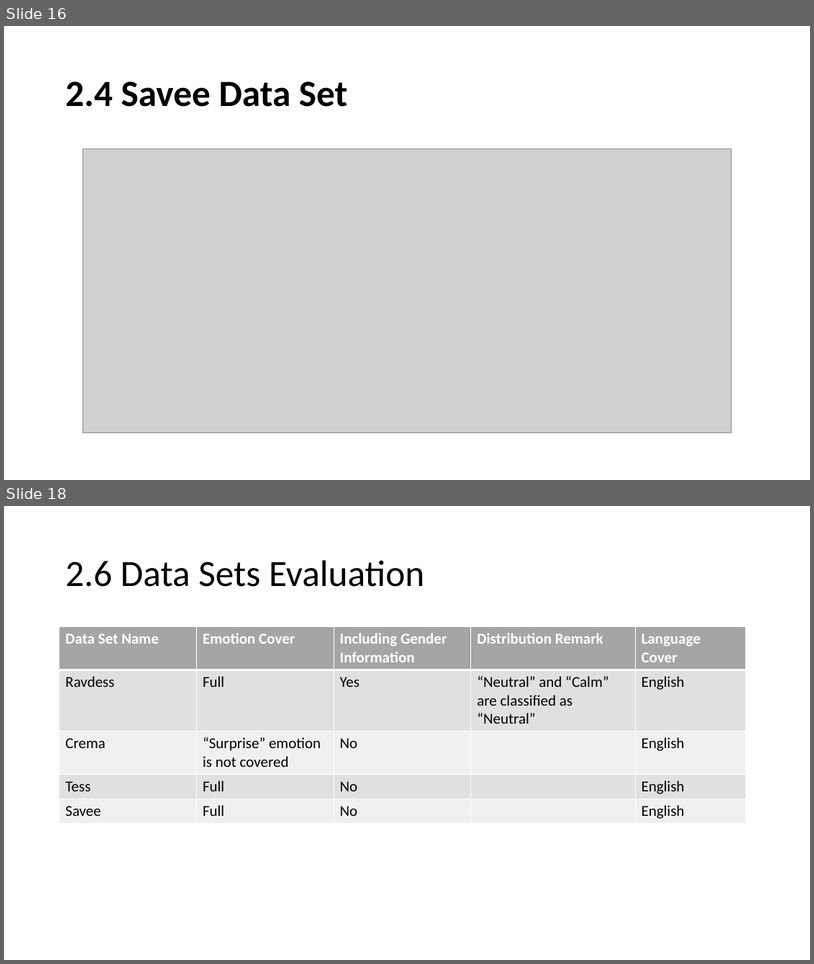
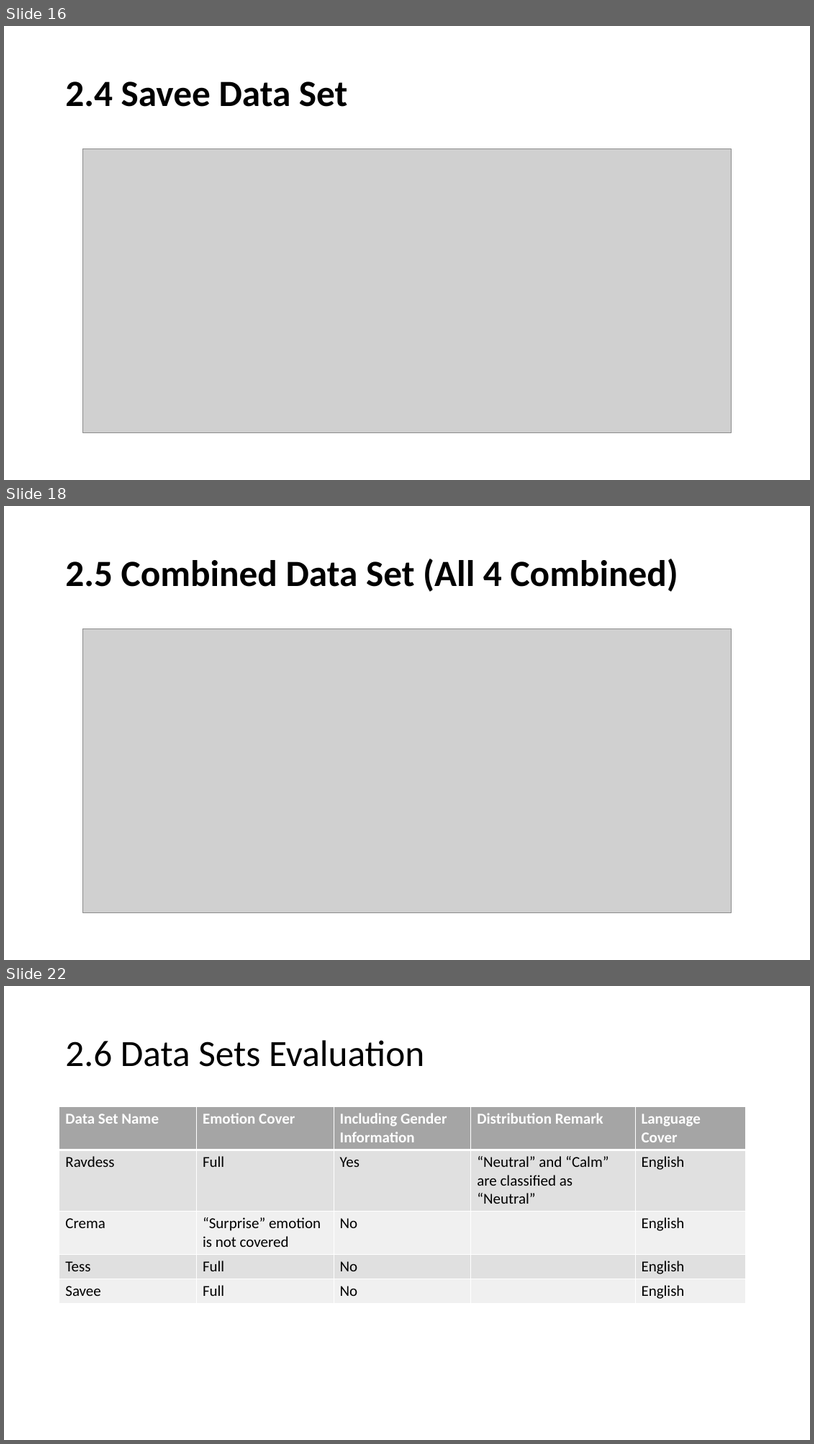
Before and after one commit to nghng/Emotion-Classification, a slide deck: Speech Emotion Recognition.pptx. Shown one above the other, each under a label of ours: slides 16 and 18 before the commit, slides 16, 18 and 22 after it; the slides between them are not shown. The pictures are 814x964 and 814x1444 pixels, drawn with LibreOffice and Linux fonts; fonts in the diff are those of the drawing; grey boxes stand for pictures; background and template pictures are left out. Boxes give left, top, right and bottom in pixels: in the first picture for what was removed or moved away, otherwise in the second. Text is boxed around its words. In the diff, an @@ line names an element or a change of style, - is before the commit and + after.

```diff
--- a/Speech Emotion Recognition.pptx
+++ b/Speech Emotion Recognition.pptx
@@ slide 18 added at <box>4,506,810,960</box>, background picture (left out) @@
@@ title added at <box>65,559,679,592</box>, 44 pt, text #000000, bold @@
+2.5 Combined Data Set (All 4 Combined)
@@ picture added at <box>83,629,732,913</box> @@
@@ what was slide 18 is now slide 22 @@
```
Also in this commit, not shown: 1 slide changed, 3 other slides added, 3 other files.
